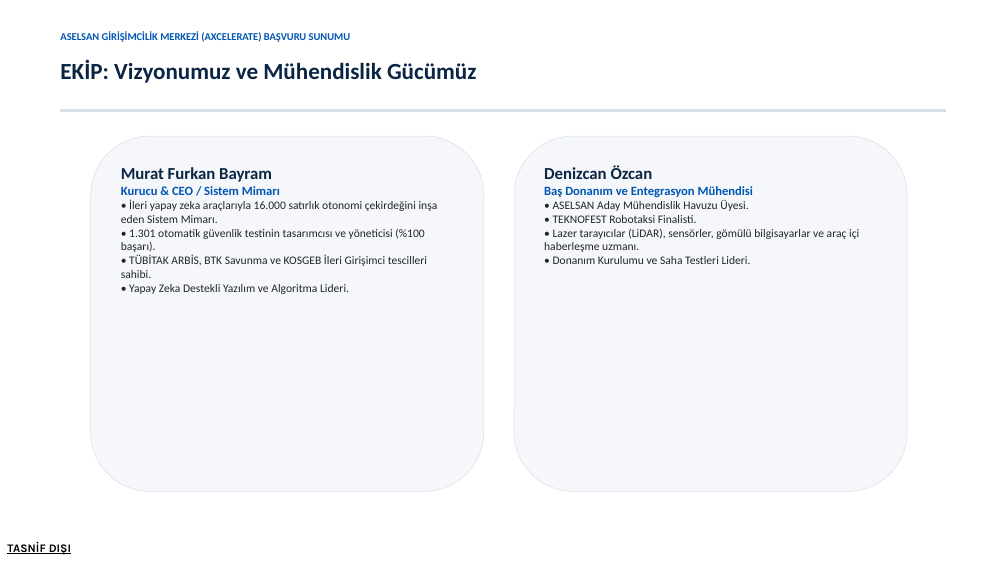
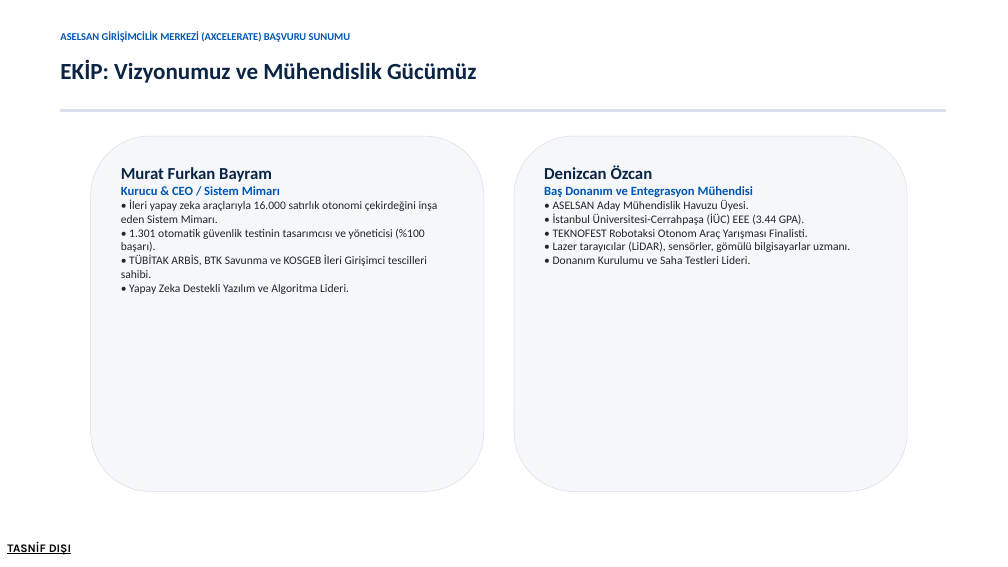
Before and after one commit to Trustia/Trustia, a slide deck: slide 11 of Kurumsal/Sunumlar/Trustia_ASELSAN_Girisim_Sunumu.pptx. Drawn at 1008x567 pixels with LibreOffice and Linux fonts; fonts in the diff are those of the drawing. Boxes give left, top, right and bottom in pixels: in the first picture for what was removed or moved away, otherwise in the second. Text is boxed around its words. In the diff, an @@ line names an element or a change of style, - is before the commit and + after.

Commit message:
Denizcan universite ve basari bilgileri Slide 11'e eklendi

```diff
--- a/Kurumsal/Sunumlar/Trustia_ASELSAN_Girisim_Sunumu.pptx
+++ b/Kurumsal/Sunumlar/Trustia_ASELSAN_Girisim_Sunumu.pptx
@@ text at <box>553,200,850,264</box>: text changed @@
-• ASELSAN Aday Mühendislik Havuzu Üyesi.
-• TEKNOFEST Robotaksi Finalisti.
-• Lazer tarayıcılar (LiDAR), sensörler, gömülü bilgisayarlar ve araç içi haberleşme uzmanı.
-• Donanım Kurulumu ve Saha Testleri Lideri.
+• ASELSAN Aday Mühendislik Havuzu Üyesi.
+• İstanbul Üniversitesi-Cerrahpaşa (İÜC) EEE (3.44 GPA).
+• TEKNOFEST Robotaksi Otonom Araç Yarışması Finalisti.
+• Lazer tarayıcılar (LiDAR), sensörler, gömülü bilgisayarlar uzmanı.
+• Donanım Kurulumu ve Saha Testleri Lideri.
```
Also in this commit, not shown: 3 other files.
